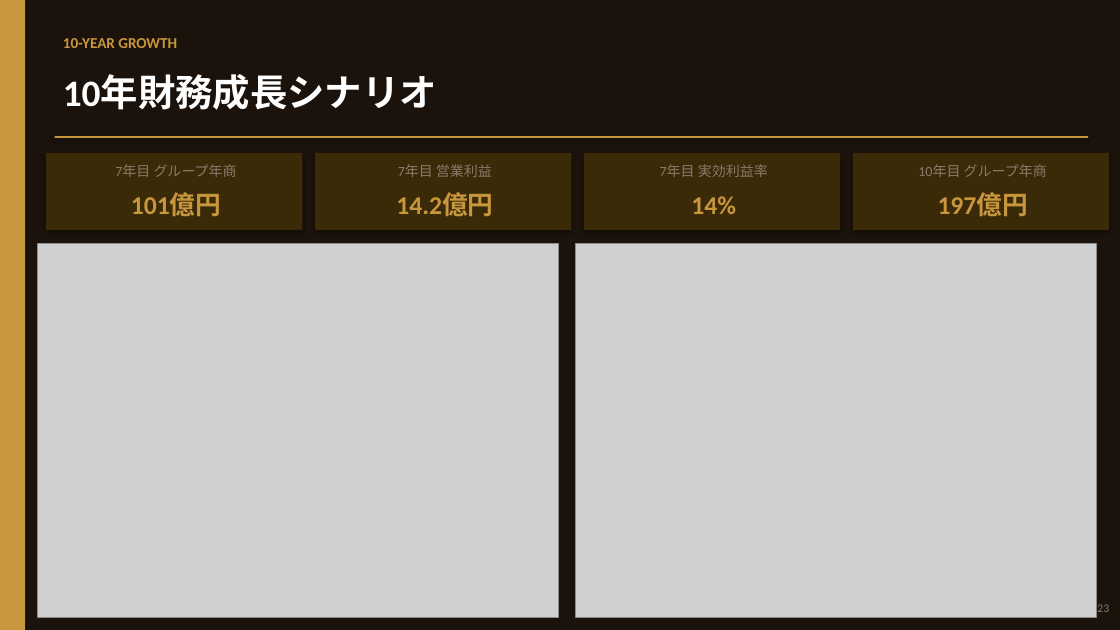
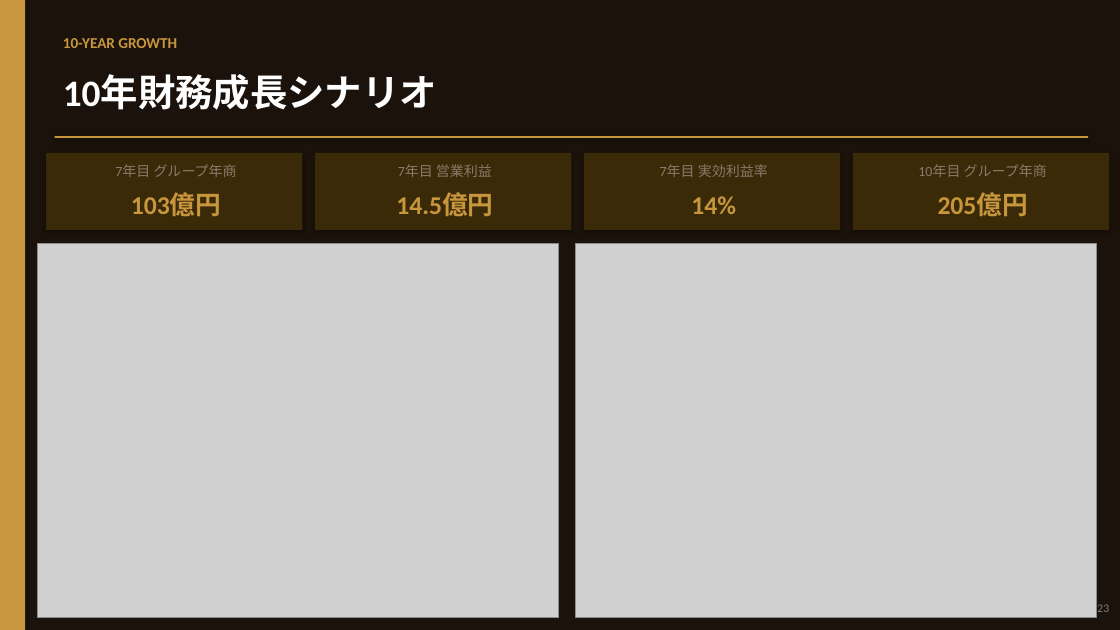
Before and after one commit to hunkotusaisinryo-lab/test-repo, a slide deck: slide 20 of reports/肉酒場然_事業計画書_20260605.pptx. Drawn at 1120x630 pixels with LibreOffice and Linux fonts; fonts in the diff are those of the drawing; grey boxes stand for pictures. Boxes give left, top, right and bottom in pixels: in the first picture for what was removed or moved away, otherwise in the second. Text is boxed around its words. In the diff, an @@ line names an element or a change of style, - is before the commit and + after.

```diff
--- a/reports/肉酒場然_事業計画書_20260605.pptx
+++ b/reports/肉酒場然_事業計画書_20260605.pptx
@@ text at [131,193,221,216]: text changed @@
-101億円
+103億円
@@ text at [396,193,493,216]: text changed @@
-14.2億円
+14.5億円
@@ text at [938,193,1028,216]: text changed @@
-197億円
+205億円
```
Also in this commit, not shown: 2 other slides changed, 1 other file.
